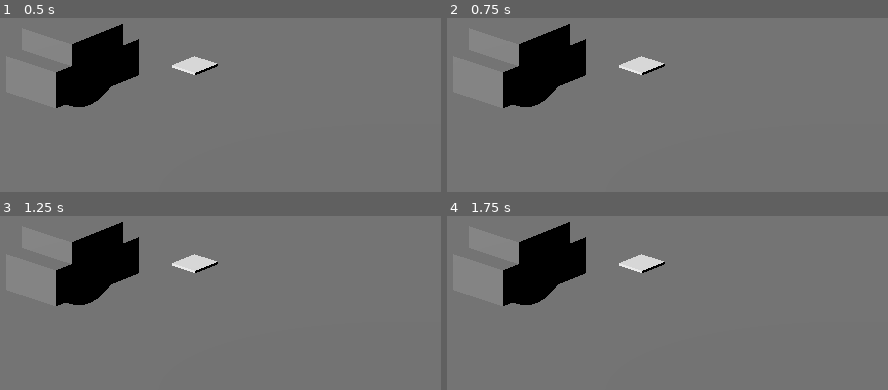
Above: before the commit, frames 1-4 (two rows, left to right).
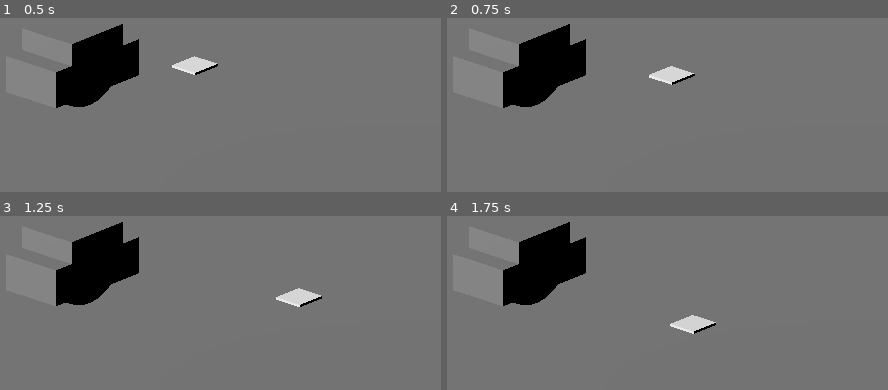
Above: after the commit, the same moments.

Repository: caizoryan/gamejam001
Game: Godot game, scene res://test_scene.tscn
Two runs of this game, one before a commit and one after it. Both use one fixed random seed, a clock stepped at 60 frames per second and the inputs below.
Inputs (mouse positions are in pixels of both pictures, inside the frame that each line leads up to):
- Up to frame 1 (0.5 s): no input
- Up to frame 2 (0.75 s): tap Enter at 0.5 s; move the mouse to (outside the picture) at 0.52 s; hold Right (key_right, bound only after the commit) from 0.53 s (still down); click (outside the picture) at 0.6 s
- Up to frame 3 (1.25 s): keep holding Right (key_right, bound only after the commit)
- Up to frame 4 (1.75 s): move the mouse to (460, 238) at 1.27 s; release Right (key_right, bound only after the commit) at 1.28 s; hold Down (key_down, bound only after the commit) from 1.28 s (still down); click (460, 238) at 1.35 s

Frame 1 is identical in both runs. In frame 2, 1.3% of the frame differs, in the area x 39-57%, y 21-39%; in frame 3, 1.3%, in the area x 39-74%, y 21-53%; in frame 4, 1.3%.

Commit message:
clean up

Diff:
--- a/marker.gd
+++ b/marker.gd
@@ -7,35 +7,44 @@
 
 @export var menu: GridContainer
 
-var highlight_color: Color = Color(1.0,0.0,0,1.0)
-var base_color: Color = Color(0.0,0.0,0,1.0)
+var highlight_color: Color = Color.YELLOW
+var base_color: Color = Color.WHITE
 
 func _ready() -> void:
 	menu.connect("menu_exit", deactivate)
 
 func deactivate():
 	active = false
+	set_mesh_color(base_color)
+
 func _mouse_entered() -> void:
 	hovered = true
 	set_mesh_color(highlight_color)
 
 func _mouse_exited() -> void:
 	hovered = false
-	set_mesh_color(base_color)
+	if (!active): set_mesh_color(base_color)
 
 func _process(delta: float) -> void:
+	if Input.is_action_pressed("key_left"):
+		self.get_parent().position.x -= 0.05
+
+	if Input.is_action_pressed("key_right"):
+		self.get_parent().position.x += .05
+
+	if Input.is_action_pressed("key_up"):
+		self.get_parent().position.z-=.05
+
+	if Input.is_action_pressed("key_down"):
+		self.get_parent().position.z+=.05
+
 	if Input.is_action_just_pressed("mouse_click"):
-		print("pressed, active:", active)
 		if (hovered):
 			active = !active
-			if (active):
-				print("emitting")
-				activated.emit()
-				highlight_color = Color.YELLOW
-				set_mesh_color(highlight_color)
-			else:
-				highlight_color = Color.RED
-				set_mesh_color(highlight_color)
+
+		if (active):
+			activated.emit()
+			set_mesh_color(highlight_color)
 
 func set_mesh_color(color: Color)->void:
 	$"../mesh".get_active_material(0).albedo_color = color
--- a/menu.gd
+++ b/menu.gd
@@ -20,6 +20,9 @@
 
 	print("spawns to position: ", parent, "scene: ", scene)
 	scene.add_child(light_instance)
+
+	var pos = Vector3(parent.position)
+	light_instance.position = pos
 
 	close_menu()
 
--- a/project.godot
+++ b/project.godot
@@ -22,6 +22,26 @@
 "events": [Object(InputEventMouseButton,"resource_local_to_scene":false,"resource_name":"","device":-1,"window_id":0,"a …(253 unchanged characters)…
 ]
 }
+key_left={
+"deadzone": 0.2,
+"events": [Object(InputEventKey,"resource_local_to_scene":false,"resource_name":"","device":0,"window_id":0,"alt_pressed":false,"shift_pressed":false,"ctrl_pressed":false,"meta_pressed":false,"pressed":false,"keycode":0,"physical_keycode":4194319,"key_label":0,"unicode":0,"location":0,"echo":false,"script":null)
+]
+}
+key_right={
+"deadzone": 0.2,
+"events": [Object(InputEventKey,"resource_local_to_scene":false,"resource_name":"","device":0,"window_id":0,"alt_pressed":false,"shift_pressed":false,"ctrl_pressed":false,"meta_pressed":false,"pressed":false,"keycode":0,"physical_keycode":4194321,"key_label":0,"unicode":0,"location":0,"echo":false,"script":null)
+]
+}
+key_up={
+"deadzone": 0.2,
+"events": [Object(InputEventKey,"resource_local_to_scene":false,"resource_name":"","device":0,"window_id":0,"alt_pressed":false,"shift_pressed":false,"ctrl_pressed":false,"meta_pressed":false,"pressed":false,"keycode":0,"physical_keycode":4194320,"key_label":0,"unicode":0,"location":0,"echo":false,"script":null)
+]
+}
+key_down={
+"deadzone": 0.2,
+"events": [Object(InputEventKey,"resource_local_to_scene":false,"resource_name":"","device":0,"window_id":0,"alt_pressed":false,"shift_pressed":false,"ctrl_pressed":false,"meta_pressed":false,"pressed":false,"keycode":0,"physical_keycode":4194322,"key_label":0,"unicode":0,"location":0,"echo":false,"script":null)
+]
+}
 
 [rendering]
 
